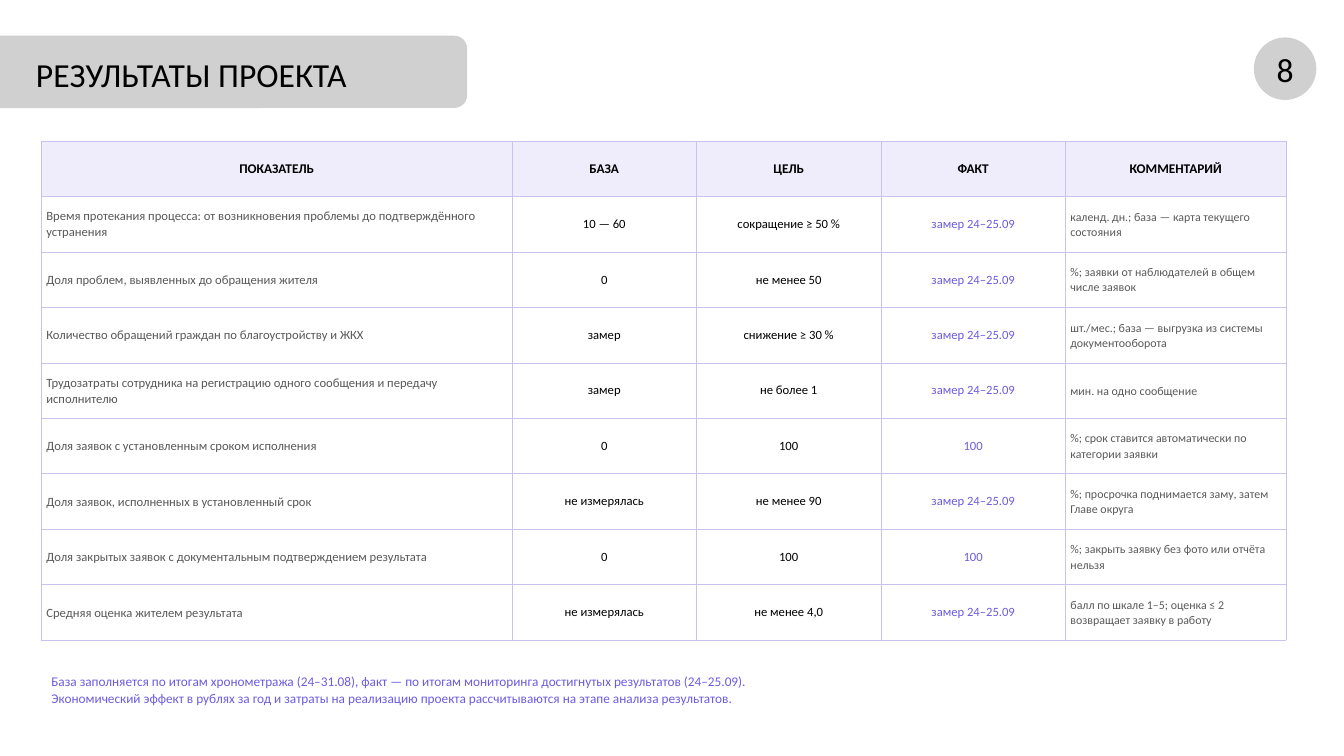
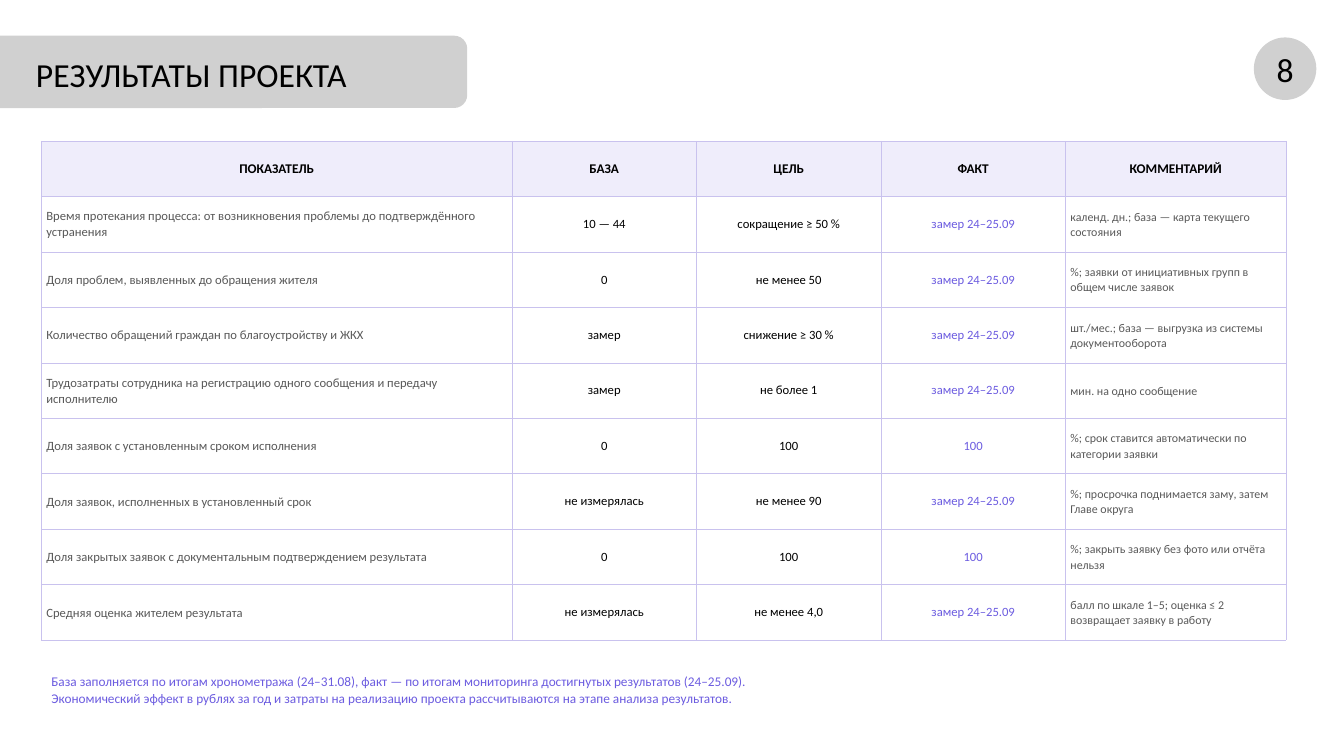
Before and after one commit to NiceGenn/Team-28-progress, a slide deck: slide 8 of файлы/prezentaciya-chernovik.pptx. Drawn at 1344x756 pixels with LibreOffice and Linux fonts; fonts in the diff are those of the drawing; grey boxes stand for pictures. Boxes give left, top, right and bottom in pixels: in the first picture for what was removed or moved away, otherwise in the second. Text is boxed around its words. In the diff, an @@ line names an element or a change of style, - is before the commit and + after.

```diff
--- a/файлы/prezentaciya-chernovik.pptx
+++ b/файлы/prezentaciya-chernovik.pptx
@@ table at [41, 141, 1287, 640] @@
-row 2, column 2: 10 — 60
+row 2, column 2: 10 — 44
-row 3, column 5: %; заявки от наблюдателей в общем числе заявок
+row 3, column 5: %; заявки от инициативных групп в общем числе заявок
```
Also in this commit, not shown: 8 other slides changed, 19 other files.
